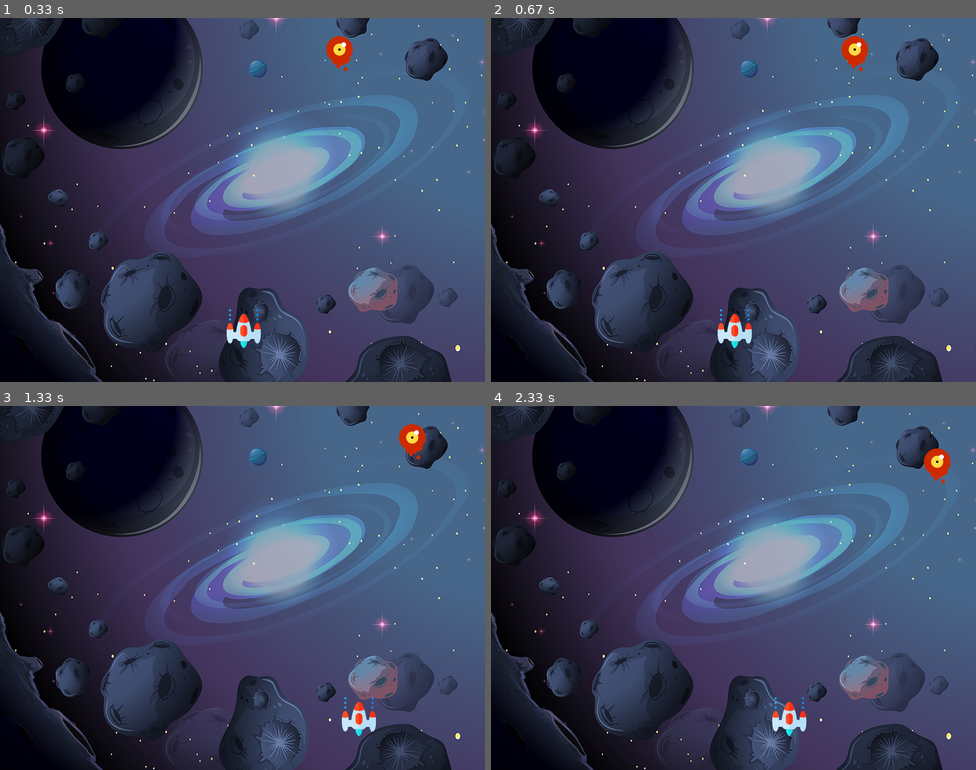
Above: before the commit, frames 1-4 (two rows, left to right).
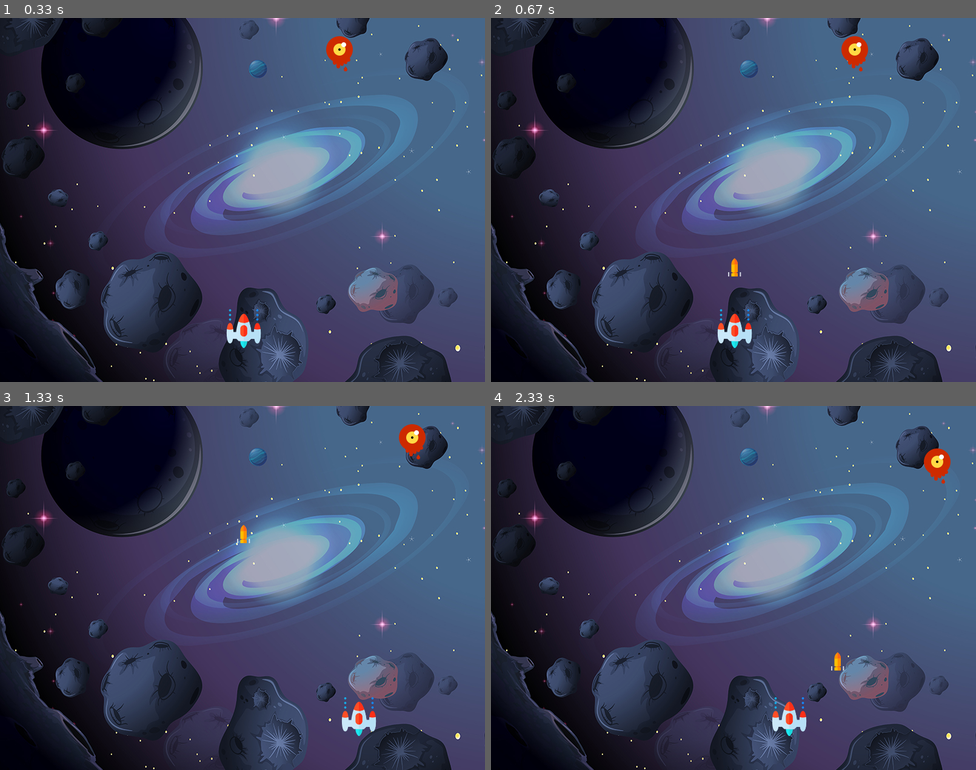
Above: after the commit, the same moments.

Repository: Bwori/SpaceInvader_Pygame
Game: pygame game, started from main.py
Two runs of this game, one before a commit and one after it. Both use one fixed random seed, a clock stepped at 60 frames per second and the inputs below.
Inputs:
- Up to frame 1 (0.33 s): no input
- Up to frame 2 (0.67 s): tap Space at 0.33 s
- Up to frame 3 (1.33 s): hold Right 0.67-1.13 s; tap Space at 0.73, 1.03, 1.23 s; hold Right from 1.17 s (still down)
- Up to frame 4 (2.33 s): tap Space at 1.53, 1.73, 2.03, 2.3 s; release Right at 1.63 s; hold Left 1.67-2.2 s; hold Left from 2.23 s (still down)

Frame 1 is identical in both runs. In frame 2, less than 0.1% of the frame differs, in the area x 48-52%, y 66-71%; in frame 3, less than 0.1%; in frame 4, less than 0.1%.

Commit message:
re-arrange

Diff:
--- a/main.py
+++ b/main.py
@@ -1,5 +1,7 @@
 import pygame
 import random
+import math
+from pygame import mixer
 
 # initialize game
 pygame.init()
@@ -32,6 +34,19 @@
 enemyX_change = 2
 enemyY_change = 40
 
+# Bullet
+# Ready - you cant see the bullet
+# Fire - the bullet will fire
+
+bulletImg = pygame.image.load('images/bullet.png')  # 32px
+bulletX = 0
+bulletY = 480
+bullet_state = "ready"
+
+# Changing bullet position
+bulletX_change = 0
+bulletY_change = 5
+
 
 def player(x, y):
     screen.blit(playerImg, (x, y))
@@ -39,6 +54,12 @@
 
 def enemy(x, y):
     screen.blit(enemyImg, (x, y))
+
+
+def fire_bullet(x, y):
+    global bullet_state
+    bullet_state = "fire"
+    screen.blit(bulletImg, (x + 16, y + 10))
 
 
 # GameLoop
@@ -60,6 +81,14 @@
                 playerX_change = -5
             if event.key == pygame.K_RIGHT:
                 playerX_change = 5
+            if event.key == pygame.K_SPACE:
+                if bullet_state is "ready":
+                    bullet_Sound = mixer.Sound('sound/laser.wav')
+                    # bullet_Sound.play()
+                    # Get the current x coordinate of the spaceship
+                    bulletX = playerX
+                    fire_bullet(bulletX, bulletY)
+
         if event.type == pygame.KEYUP:
             if event.key == pygame.K_LEFT or event.key == pygame.K_RIGHT:
                 playerX_change = 0
@@ -82,6 +111,15 @@
         enemyX_change = -2
         enemyY += enemyY_change
 
+    # bullet movement
+    if bulletY <= 0:
+        bulletY = 480
+        bullet_state = "ready"
+
+    if bullet_state is "fire":
+        fire_bullet(bulletX, bulletY)
+        bulletY -= bulletY_change
+
     player(playerX, playerY)
     enemy(enemyX, enemyY)
     pygame.display.update()
